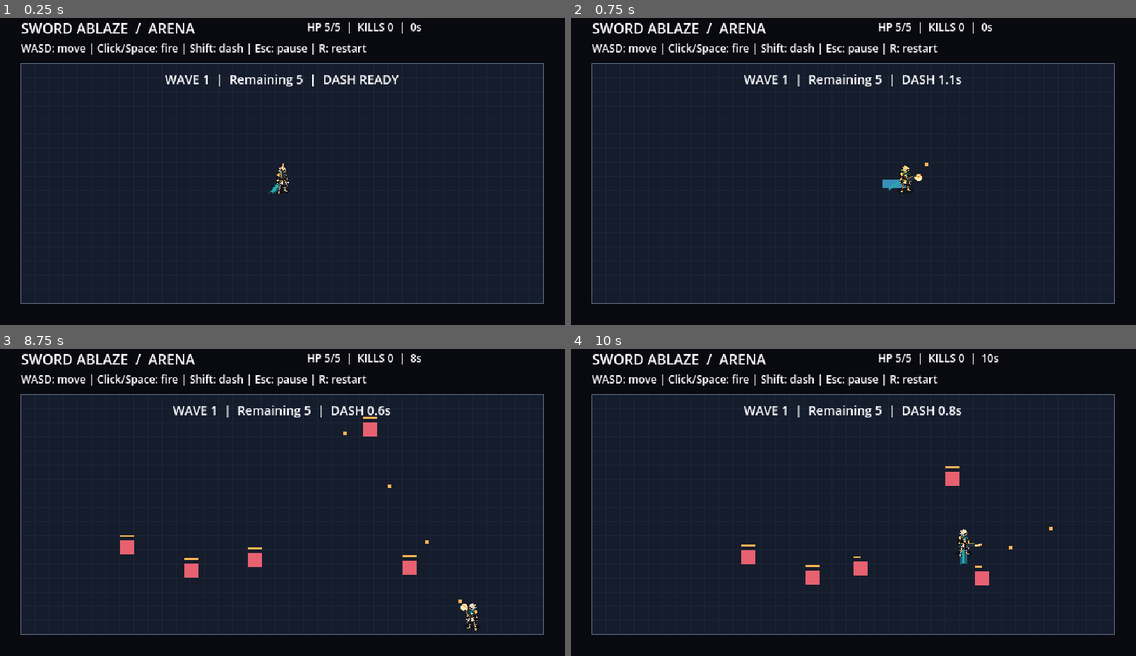
Above: before the commit, frames 1-4 (two rows, left to right).
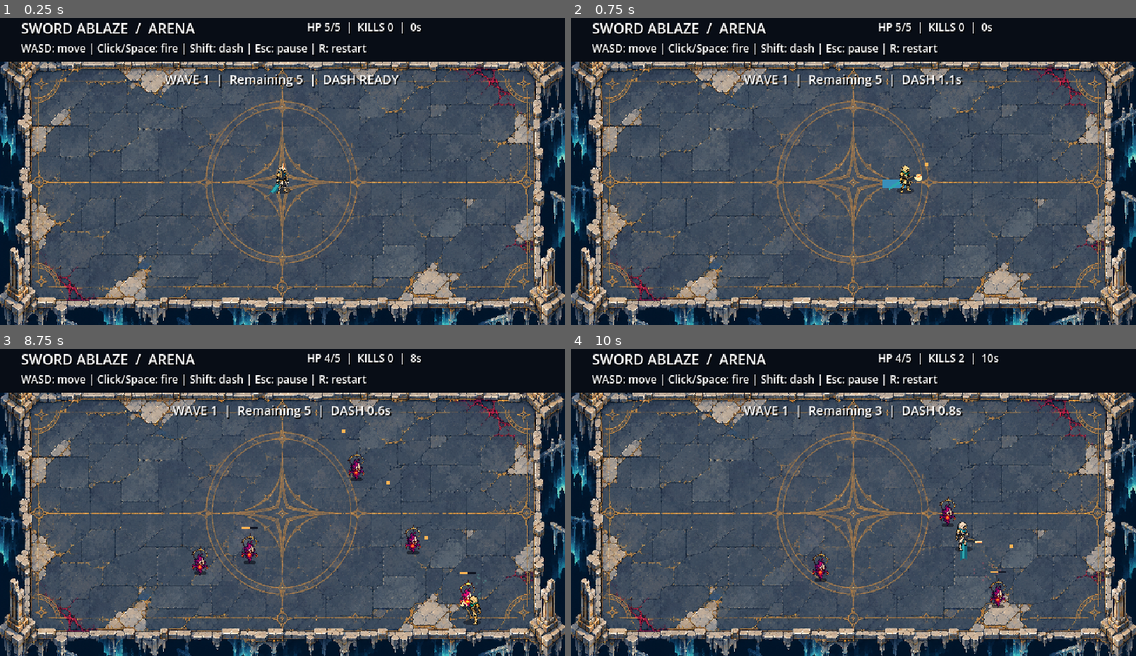
Above: after the commit, the same moments.

Repository: Guinuma/Sword_Ablaze
Game: Godot game, scene res://scenes/main/main.tscn
The game is run twice, just before and just after one commit, with the same random seed, the same clock (stepped at 60 frames per second) and the same inputs.
Inputs (mouse positions are in pixels of both pictures, inside the frame that each line leads up to):
- Up to frame 1 (0.25 s): no input
- Up to frame 2 (0.75 s): move the mouse to (977, 150) at 0.52 s; hold D (move_right) from 0.53 s (still down); hold Space (fire) from 0.53 s (still down); tap Shift (dash) at 0.6 s
- Up to frame 3 (8.75 s): move the mouse to (169, 511) at 1.27 s; release D (move_right) at 1.28 s; release Space (fire) at 1.28 s; hold S (move_down) 1.28-2.03 s; tap Space (fire) every 1.5 s from 1.35 to 7.35 s; tap Shift (dash) at 1.55, 2.1, 3.05, 3.6, 4.55, 5.1, 6.05, 6.6, 7.55, 8.1 s; move the mouse to (339, 428) at 2.02 s; hold D (move_right) 2.03-2.78 s; hold Space (fire) 2.03-2.78 s; move the mouse to (254, 560) at 2.77 s; hold W (move_up) 2.78-3.53 s; move the mouse to (452, 545) at 3.52 s; hold Space (fire) 3.53-4.28 s; hold A (move_left) 3.53-5.03 s; move the mouse to (113, 450) at 4.27 s; move the mouse to (310, 496) at 5.02 s; hold S (move_down) 5.03-5.78 s; hold Space (fire) 5.03-5.78 s; move the mouse to (197, 416) at 5.77 s; hold D (move_right) 5.78-6.53 s; move the mouse to (406, 481) at 6.52 s; hold W (move_up) 6.53-7.28 s; hold Space (fire) 6.53-7.28 s; move the mouse to (169, 511) at 7.27 s; hold D (move_right) 7.28-8.03 s; move the mouse to (339, 428) at 8.02 s; hold S (move_down) from 8.03 s (still down); hold Space (fire) from 8.03 s (still down)
- Up to frame 4 (10 s): move the mouse to (825, 560) at 8.77 s; release S (move_down) at 8.78 s; release Space (fire) at 8.78 s; hold A (move_left) 8.78-9.53 s; tap Space (fire) at 8.85 s; tap Shift (dash) at 9.05, 9.6 s; move the mouse to (1023, 545) at 9.52 s; hold W (move_up) from 9.53 s (still down); hold Space (fire) from 9.53 s (still down)

The runs differ from the first frame. In frame 1, 80% of the frame differs, in the area x 0-100%, y 14-100%; in frame 2, 80%; in frame 3, 80%; in frame 4, 80%, in the area x 0-100%, y 1-100%.

Commit message:
Build celestial courtyard and animate illustrated characters with real walk frames

Diff:
--- /dev/null
+++ b/assets/art/enemies/corrupted-wisp-01-atlas.tres
@@ -0,0 +1,8 @@
+[gd_resource type="AtlasTexture" load_steps=2 format=3]
+
+[ext_resource type="Texture2D" path="res://assets/art/enemies/corrupted-wisp-01.png" id="1"]
+
+[resource]
+atlas = ExtResource("1")
+region = Rect2(340, 90, 568, 985)
+filter_clip = true
--- /dev/null
+++ b/assets/art/enemies/fractured-sentinel-01-atlas.tres
@@ -0,0 +1,8 @@
+[gd_resource type="AtlasTexture" load_steps=2 format=3]
+
+[ext_resource type="Texture2D" path="res://assets/art/enemies/fractured-sentinel-01.png" id="1"]
+
+[resource]
+atlas = ExtResource("1")
+region = Rect2(176, 86, 888, 1005)
+filter_clip = true
--- /dev/null
+++ b/assets/art/enemies/fractured-sentinel-walk-01-frames.tres
@@ -0,0 +1,31 @@
+[gd_resource type="SpriteFrames" load_steps=6 format=3]
+
+[ext_resource type="Texture2D" path="res://assets/art/enemies/fractured-sentinel-walk-01.png" id="1"]
+
+[sub_resource type="AtlasTexture" id="Frame_0"]
+atlas = ExtResource("1")
+region = Rect2(80, 10, 480, 590)
+filter_clip = true
+
+[sub_resource type="AtlasTexture" id="Frame_1"]
+atlas = ExtResource("1")
+region = Rect2(707, 10, 480, 590)
+filter_clip = true
+
+[sub_resource type="AtlasTexture" id="Frame_2"]
+atlas = ExtResource("1")
+region = Rect2(80, 637, 480, 590)
+filter_clip = true
+
+[sub_resource type="AtlasTexture" id="Frame_3"]
+atlas = ExtResource("1")
+region = Rect2(707, 637, 480, 590)
+filter_clip = true
+
+[resource]
+animations = [{
+"frames": [{"duration": 1.0, "texture": SubResource("Frame_0")}, {"duration": 1.0, "texture": SubResource("Frame_1")}, {"duration": 1.0, "texture": SubResource("Frame_2")}, {"duration": 1.0, "texture": SubResource("Frame_3")}],
+"loop": true,
+"name": &"walk",
+"speed": 6.0
+}]
--- /dev/null
+++ b/assets/art/player/exile-walk-01-frames.tres
@@ -0,0 +1,31 @@
+[gd_resource type="SpriteFrames" load_steps=6 format=3]
+
+[ext_resource type="Texture2D" path="res://assets/art/player/exile-walk-01.png" id="1"]
+
+[sub_resource type="AtlasTexture" id="Frame_0"]
+atlas = ExtResource("1")
+region = Rect2(150, 40, 350, 540)
+filter_clip = true
+
+[sub_resource type="AtlasTexture" id="Frame_1"]
+atlas = ExtResource("1")
+region = Rect2(777, 40, 350, 540)
+filter_clip = true
+
+[sub_resource type="AtlasTexture" id="Frame_2"]
+atlas = ExtResource("1")
+region = Rect2(150, 667, 350, 540)
+filter_clip = true
+
+[sub_resource type="AtlasTexture" id="Frame_3"]
+atlas = ExtResource("1")
+region = Rect2(777, 667, 350, 540)
+filter_clip = true
+
+[resource]
+animations = [{
+"frames": [{"duration": 1.0, "texture": SubResource("Frame_0")}, {"duration": 1.0, "texture": SubResource("Frame_1")}, {"duration": 1.0, "texture": SubResource("Frame_2")}, {"duration": 1.0, "texture": SubResource("Frame_3")}],
+"loop": true,
+"name": &"walk",
+"speed": 8.0
+}]
--- /dev/null
+++ b/docs/art/asset-provenance-01.json
@@ -0,0 +1,47 @@
+[
+  {
+    "asset": "assets/art/arena/celestial-courtyard-01.png",
+    "sha256": "868db260c068eb2ba8eedca302c40bd0b1ee320abdd38486f7add2c6e540798f",
+    "source": "Built-in image generation tool",
+    "date": "2026-11-02",
+    "prompt": "docs/art/celestial-courtyard-01-prompt.txt",
+    "reference": "Project art direction or original character image; no external asset pack",
+    "rights_note": "Generated project artwork; the code MIT license does not automatically apply to these images."
+  },
+  {
+    "asset": "assets/art/enemies/corrupted-wisp-01.png",
+    "sha256": "ca1973b4c377adf06b6d42e232b0ef3bf932eda6980f4b3b823e6fb9b11a5079",
+    "source": "Built-in image generation tool",
+    "date": "2026-11-02",
+    "prompt": "docs/art/corrupted-wisp-01-prompt.txt",
+    "reference": "Project art direction or original character image; no external asset pack",
+    "rights_note": "Generated project artwork; the code MIT license does not automatically apply to these images."
+  },
+  {
+    "asset": "assets/art/enemies/fractured-sentinel-01.png",
+    "sha256": "4fc51e879c39713da30d251cf0644d5355d14580e39a009d906c90c13d3ef06f",
+    "source": "Built-in image generation tool",
+    "date": "2026-11-02",
+    "prompt": "docs/art/fractured-sentinel-01-prompt.txt",
+    "reference": "Project art direction or original character image; no external asset pack",
+    "rights_note": "Generated project artwork; the code MIT license does not automatically apply to these images."
+  },
+  {
+    "asset": "assets/art/enemies/fractured-sentinel-walk-01.png",
+    "sha256": "27b646f34e5c0dc1214689f7b9ec66e7d5d511348c5557e7507f4ecfd158a8bd",
+    "source": "Built-in image generation tool",
+    "date": "2026-11-02",
+    "prompt": "docs/art/fractured-sentinel-walk-01-prompt.txt",
+    "reference": "Project art direction or original character image; no external asset pack",
+    "rights_note": "Generated project artwork; the code MIT license does not automatically apply to these images."
+  },
+  {
+    "asset": "assets/art/player/exile-walk-01.png",
+    "sha256": "4ded4379c940e7331137a97a9bc6eeaacd3214fe09fdcdde137f3547d65a4d2c",
+    "source": "Built-in image generation tool",
+    "date": "2026-11-02",
+    "prompt": "docs/art/exile-walk-01-prompt.txt",
+    "reference": "Project art direction or original character image; no external asset pack",
+    "rights_note": "Generated project artwork; the code MIT license does not automatically apply to these images."
+  }
+]
--- /dev/null
+++ b/scripts/enemies/enemy_visual.gd
@@ -0,0 +1,80 @@
+extends Node2D
+## Art presentation only; grounded origin matches the simulation position.
+const WISP = preload("res://assets/art/enemies/corrupted-wisp-01-atlas.tres")
+const SENTINEL = preload("res://assets/art/enemies/fractured-sentinel-01-atlas.tres")
+const WALK = preload("res://assets/art/enemies/fractured-sentinel-walk-01-frames.tres")
+var walk_clock: float = 0.0
+var walk_frame: int = 0
+var last_point := Vector2.ZERO
+var last_time: float = 0.0
+var state: Dictionary = {}
+var elapsed: float = 0.0
+var reduced_motion: bool = false
+var reduced_flashes: bool = false
+var moving: bool = false
+
+
+func present(enemy: Dictionary, time: float, reduce_motion: bool, reduce_flashes: bool) -> void:
+	var point: Vector2 = enemy["position"]
+	var delta := maxf(0.0, time - last_time)
+	if delta > 0.0:
+		moving = last_point.distance_squared_to(point) > 0.0001
+		if moving and enemy.get("windup", 0.0) <= 0.0:
+			walk_clock += delta
+			walk_frame = int(walk_clock * 6.0) % 4
+		else:
+			walk_clock = 0.0
+			walk_frame = 0
+	elif time < last_time:
+		walk_clock = 0.0
+		walk_frame = 0
+		moving = false
+	last_point = point
+	last_time = time
+	position = point.round()
+	state = enemy
+	elapsed = time
+	reduced_motion = reduce_motion
+	reduced_flashes = reduce_flashes
+	queue_redraw()
+
+
+func _draw() -> void:
+	if state.is_empty():
+		return
+	var profile = state.get("profile")
+	var ranged: bool = profile != null and profile.kind == "ranged"
+	var warning: float = state.get("spawn_time", 0.0)
+	if warning > 0.0:
+		var duration: float = profile.spawn_warning if profile != null else 0.7
+		var progress := clampf(1.0 - warning / duration, 0.0, 1.0)
+		draw_circle(Vector2.ZERO, 12.0, Color(0.5, 0.12, 0.3, 0.2))
+		draw_arc(Vector2.ZERO, 13.0 - progress * 3.0, 0.0, TAU, 24, Color("ffb454"), 1.0)
+		draw_line(Vector2(-4, 0), Vector2(4, 0), Color("ffe0a3"))
+		draw_line(Vector2(0, -4), Vector2(0, 4), Color("ffe0a3"))
+		return
+	# Ground shadow stays fixed while the wisp floats above it.
+	draw_set_transform(Vector2(0, 7), 0.0, Vector2(1.0, 0.35))
+	draw_circle(Vector2.ZERO, 9.0 if ranged else 7.0, Color(0.02, 0.03, 0.06, 0.55))
+	draw_set_transform(Vector2.ZERO)
+	var windup: float = state.get("windup", 0.0)
+	if windup > 0.0:
+		var direction: Vector2 = state["shot_direction"]
+		draw_line(Vector2.ZERO, direction * profile.attack_range, Color(0.95, 0.35, 0.8, 0.65), 1.0)
+		draw_arc(Vector2.ZERO, 11.0, 0.0, TAU, 20, Color("ed99eb"), 1.0)
+	var bob: float = 0.0
+	if not reduced_motion:
+		bob = roundf(sin(elapsed * (12.0 if ranged else 5.0) + position.x * 0.04))
+		if ranged and (not moving or windup > 0.0):
+			bob = 0.0
+	var tint := Color(1.8, 1.5, 1.2) if state["flash"] > 0.0 and not reduced_flashes else Color.WHITE
+	if ranged:
+		var body = WALK.get_frame_texture(&"walk", walk_frame) if moving and windup <= 0.0 else SENTINEL
+		draw_texture_rect(body, Rect2(-17, -29 + bob, 34, 39), false, tint)
+	else:
+		draw_texture_rect(WISP, Rect2(-10, -25 + bob, 20, 35), false, tint)
+	var health: int = state["health"]
+	var max_health: int = profile.health if profile != null else 2
+	if health < max_health:
+		draw_rect(Rect2(-9, -33, 18, 2), Color("101421"))
+		draw_rect(Rect2(-9, -33, 18.0 * maxf(0.0, float(health) / max_health), 2), Color("ffb454"))
--- a/scripts/main/main.gd
+++ b/scripts/main/main.gd
@@ -20,8 +20,12 @@
 var player = PlayerState.new()
 var player_visual: Node2D
 var overlay: Node2D
-
-const ARENA := Rect2(24, 64, 592, 272)
+var world: Node2D
+const EnemyVisual = preload("res://scripts/enemies/enemy_visual.gd")
+var enemy_views: Array[Node2D] = []
+const COURTYARD = preload("res://assets/art/arena/celestial-courtyard-01.png")
+
+const ARENA := Rect2(34, 70, 572, 258)
 const ProjectileSystem = preload("res://scripts/combat/projectile_system.gd")
 var projectiles = ProjectileSystem.new()
 const HostileProjectiles = preload("res://scripts/combat/hostile_projectiles.gd")
@@ -54,11 +58,14 @@
 	hud_view.restart_requested.connect(_reset_run)
 	hud_view.quit_requested.connect(func(): get_tree().quit())
 	add_child(hud_view)
+	world = Node2D.new()
+	world.y_sort_enabled = true
+	world.z_index = 1
+	add_child(world)
 	player_visual = ExileVisual.new()
 	player_visual.reduced_flashes = preferences.reduced_flashes
 	player_visual.reduced_motion = preferences.reduced_motion
-	player_visual.z_index = 1
-	add_child(player_visual)
+	world.add_child(player_visual)
 	overlay = Node2D.new()
 	overlay.z_index = 2
 	overlay.draw.connect(_draw_overlay)
@@ -198,6 +205,8 @@
 	projectiles.weapon = weapon
 	player.move_speed = upgrades.value("move_speed", player.SPEED)
 	player.dash_recharge = upgrades.value("dash_cooldown", player.DASH_COOLDOWN)
+	if is_instance_valid(player_visual):
+		player_visual.walk_rate = 8.0 * player.move_speed / player.SPEED
 
 
 func _choose_upgrade(id: StringName) -> void:
@@ -233,7 +242,21 @@
 	queue_redraw()
 
 
+func _present_enemies() -> void:
+	while enemy_views.size() > enemies.items.size():
+		var view = enemy_views.pop_back()
+		view.hide()
+		view.queue_free()
+	while enemy_views.size() < enemies.items.size():
+		var view = EnemyVisual.new()
+		world.add_child(view)
+		enemy_views.append(view)
+	for index in range(enemy_views.size()):
+		enemy_views[index].present(enemies.items[index], run.elapsed, preferences.reduced_motion, preferences.reduced_flashes)
+
+
 func _update_hud() -> void:
+	_present_enemies()
 	if is_instance_valid(overlay):
 		overlay.queue_redraw()
 	hud_view.present_preferences(preferences.reduced_flashes, preferences.reduced_motion, preferences.last_error != OK)
@@ -243,30 +266,9 @@
 
 
 func _draw() -> void:
-	draw_rect(ARENA, Color("151c2c"))
-	for x in range(24, 617, 16):
-		draw_line(Vector2(x, 64), Vector2(x, 336), Color("1d2638"))
-	for y in range(64, 337, 16):
-		draw_line(Vector2(24, y), Vector2(616, y), Color("1d2638"))
-	draw_rect(ARENA, Color("61758b"), false, 1.0)
-	for enemy in enemies.items:
-		var point: Vector2 = Vector2(enemy["position"]).round()
-		if enemy.get("spawn_time", 0.0) > 0.0:
-			var progress: float = 1.0 - enemy["spawn_time"] / enemies.settings.spawn_warning
-			draw_arc(point, 13.0 - progress * 4.0, 0.0, TAU, 16, Color("ffb454"), 1.0)
-			draw_line(point - Vector2(4, 0), point + Vector2(4, 0), Color("ffb454"))
-			draw_line(point - Vector2(0, 4), point + Vector2(0, 4), Color("ffb454"))
-			continue
-		draw_rect(Rect2(point + Vector2(-8, -14), Vector2(8 * enemy["health"], 2)), Color("ffb454"))
-		var profile = enemy.get("profile", enemies.settings)
-		if enemy.get("windup", 0.0) > 0.0:
-			draw_line(point, point + Vector2(enemy["shot_direction"]) * profile.attack_range, Color(0.95, 0.35, 0.8, 0.55), 1.0)
-		if profile.kind == "ranged":
-			draw_colored_polygon(PackedVector2Array([point + Vector2(0, -10), point + Vector2(9, 0), point + Vector2(0, 10), point + Vector2(-9, 0)]), Color("fff0b0") if enemy["flash"] > 0.0 and not preferences.reduced_flashes else Color("c079e8"))
-			draw_circle(point, 3.0, Color("151c2c"))
-			continue
-		var color := Color("fff0b0") if enemy["flash"] > 0.0 and not preferences.reduced_flashes else Color("e76170")
-		draw_rect(Rect2(point - Vector2(8, 8), Vector2(16, 16)), color)
+	draw_texture_rect(COURTYARD, Rect2(0, 38, 640, 332), false)
+	draw_rect(Rect2(0, 0, 640, 62), Color("080d16"))
+	draw_line(Vector2(24, 61), Vector2(616, 61), Color("756247"), 1.0)
 	if player.dash_time > 0.0 and not preferences.reduced_motion:
 		draw_line(player.player_position - player.dash_direction * 26.0, player.player_position, Color("388fba"), 10.0)
 	if player.muzzle_time > 0.0 and not preferences.reduced_flashes:
--- a/scripts/player/exile_visual.gd
+++ b/scripts/player/exile_visual.gd
@@ -1,6 +1,10 @@
 extends Node2D
 ## Layered prototype: generated body, responsive cape and independently aimed weapon.
 const BODY = preload("res://assets/art/player/exile-body-01.png")
+const WALK = preload("res://assets/art/player/exile-walk-01-frames.tres")
+var walk_clock: float = 0.0
+var walk_frame: int = 0
+var walk_rate: float = 8.0
 var facing := Vector2.RIGHT
 var travel := Vector2.ZERO
 var clock: float = 0.0
@@ -19,6 +23,12 @@
 	hurt = damaged
 	firing = shot
 	clock += delta
+	if movement.length_squared() > 0.01 and not dash:
+		walk_clock += delta
+		walk_frame = int(walk_clock * walk_rate) % 4
+	else:
+		walk_clock = 0.0
+		walk_frame = 0
 	var trailing := -movement.normalized() if movement.length_squared() > 0.01 else Vector2(-signf(aim.x) if absf(aim.x) > 0.1 else -1.0, 0.2)
 	var length := 20.0 if dash and not reduced_motion else 12.0
 	var target := trailing * length + Vector2(0, 4 + (0.0 if reduced_motion else sin(clock * 9.0) * 1.5))
@@ -27,6 +37,8 @@
 
 func reset_pose() -> void:
 	clock = 0.0
+	walk_clock = 0.0
+	walk_frame = 0
 	cape_tip = Vector2(-12, 5)
 	travel = Vector2.ZERO
 	queue_redraw()
@@ -42,7 +54,10 @@
 	var body_rect := Rect2(Vector2(-18, -23 + bob), Vector2(36, 36))
 	# Mirror around the shared origin; negative Rect2 sizes shift the image.
 	draw_set_transform(Vector2.ZERO, 0.0, Vector2(-1.0 if facing.x < 0.0 else 1.0, 1.0))
-	draw_texture_rect(BODY, body_rect, false, tint)
+	if travel.length_squared() > 0.01 and not dashing:
+		draw_texture_rect(WALK.get_frame_texture(&"walk", walk_frame), Rect2(-12, -24 + bob, 24, 35), false, tint)
+	else:
+		draw_texture_rect(BODY, body_rect, false, tint)
 	draw_set_transform(Vector2.ZERO)
 	# Rotate only the weapon, preserving the body's upright silhouette.
 	var grip := Vector2(0, -2 + bob)
--- a/scripts/ui/arena_hud.gd
+++ b/scripts/ui/arena_hud.gd
@@ -24,6 +24,11 @@
 
 func _ready() -> void:
 	layer = 3
+	var header := ColorRect.new()
+	header.size = Vector2(640, 62)
+	header.color = Color("080d16")
+	header.mouse_filter = Control.MOUSE_FILTER_IGNORE
+	add_child(header)
 	var title := _label(Vector2(24, 12), 16)
 	title.text = "SWORD ABLAZE  /  ARENA"
 	var instructions := _label(Vector2(24, 38), 12)
@@ -79,6 +84,9 @@
 	label.position = point
 	label.mouse_filter = Control.MOUSE_FILTER_IGNORE
 	label.add_theme_font_size_override("font_size", font_size)
+	label.add_theme_color_override("font_shadow_color", Color(0.0, 0.0, 0.0, 0.95))
+	label.add_theme_constant_override("shadow_offset_x", 1)
+	label.add_theme_constant_override("shadow_offset_y", 1)
 	add_child(label)
 	return label
 
--- a/tests/combat_smoke.gd
+++ b/tests/combat_smoke.gd
@@ -473,6 +473,34 @@
 		for second in range(first + 1, arena.enemies.items.size()):
 			nearest_pair = minf(nearest_pair, point.distance_to(arena.enemies.items[second]["position"]))
 	check(nearest_pair >= 17.5, "Dense corner crowd must converge to separated positions")
+	arena._reset_run()
+	Input.action_press("move_right")
+	arena._physics_process(0.2)
+	var walking_frame: int = arena.player_visual.walk_frame
+	check(walking_frame != 0 and arena.player_visual.WALK.get_frame_count(&"walk") == 4, "Movement must advance real player walk frames")
+	arena._set_paused(true)
+	arena._physics_process(1.0)
+	check(arena.player_visual.walk_frame == walking_frame, "Pause must freeze the player walk pose")
+	arena._set_paused(false)
+	Input.action_release("move_right")
+	arena._physics_process(0.01)
+	check(arena.player_visual.walk_frame == 0 and arena.player_visual.travel == Vector2.ZERO, "Stopping must return the player to idle")
+	arena._reset_run()
+	arena._spawn_enemy(&"ranged")
+	var walking_enemy: Dictionary = arena.enemies.items[0]
+	walking_enemy["spawn_time"] = 0.0
+	walking_enemy["position"] = Vector2(200, 180)
+	arena.run.elapsed = 0.1
+	arena._update_hud()
+	walking_enemy["position"] += Vector2(5, 0)
+	arena.run.elapsed = 0.3
+	arena._update_hud()
+	check(arena.enemy_views[0].walk_frame != 0 and arena.enemy_views[0].moving, "Moving sentinel must advance its leg animation")
+	var enemy_frame: int = arena.enemy_views[0].walk_frame
+	arena._set_paused(true)
+	check(arena.enemy_views[0].walk_frame == enemy_frame, "Pausing must preserve sentinel animation pose")
+	arena._reset_run()
+	check(arena.enemy_views.is_empty(), "Reset must remove enemy visual nodes from the presentation list")
 	print("Combat checks complete: %d failures" % failures)
 	arena.free()
 	quit(0 if failures == 0 else 1)
--- /dev/null
+++ b/tools/capture_arena.gd
@@ -0,0 +1,36 @@
+extends SceneTree
+## Capture the actual renderer with a deterministic visual review encounter.
+func _initialize() -> void:
+	call_deferred("_capture")
+
+
+func _capture() -> void:
+	var arena = load("res://scenes/main/main.tscn").instantiate()
+	root.add_child(arena)
+	arena.set_physics_process(false)
+	arena.waves.number = 3
+	arena.waves.remaining = 3
+	arena.run.elapsed = 32.0
+	var positions: Array[Vector2] = [Vector2(150, 150), Vector2(430, 150), Vector2(245, 270), Vector2(505, 250), Vector2(120, 285), Vector2(500, 100)]
+	for index in range(positions.size()):
+		arena._spawn_enemy(&"ranged" if index >= 3 else &"chaser")
+		var enemy: Dictionary = arena.enemies.items.back()
+		enemy["position"] = positions[index]
+		enemy["spawn_time"] = 0.0
+		if index == 3:
+			enemy["windup"] = 0.4
+			enemy["shot_direction"] = positions[index].direction_to(arena.player.player_position)
+	arena.projectiles.fire(Vector2(355, 200), Vector2.RIGHT)
+	arena.projectiles.fire(Vector2(385, 200), Vector2.RIGHT)
+	arena.hostile_projectiles.fire(Vector2(420, 230), Vector2.LEFT, 130.0)
+	arena.player_visual.present(arena.player.player_position, Vector2.RIGHT, Vector2.ZERO, 0.0, false, false, false)
+	arena._update_hud()
+	arena.queue_redraw()
+	await process_frame
+	await process_frame
+	await RenderingServer.frame_post_draw
+	var arguments := OS.get_cmdline_user_args()
+	var output: String = arguments[0] if not arguments.is_empty() else "res://docs/art/celestial-courtyard-gameplay-01.png"
+	var result := root.get_texture().get_image().save_png(output)
+	arena.free()
+	quit(0 if result == OK else 1)
--- /dev/null
+++ b/tools/capture_walk.gd
@@ -0,0 +1,40 @@
+extends SceneTree
+## Render a short animation review using the same visual components as gameplay.
+func _initialize() -> void:
+	call_deferred("_capture")
+
+
+func _capture() -> void:
+	var arguments := OS.get_cmdline_user_args()
+	if arguments.is_empty():
+		push_error("Pass an output directory after --")
+		quit(1)
+		return
+	var folder: String = arguments[0]
+	DirAccess.make_dir_recursive_absolute(folder)
+	var arena = load("res://scenes/main/main.tscn").instantiate()
+	root.add_child(arena)
+	arena.set_physics_process(false)
+	arena.waves.number = 3
+	arena._spawn_enemy(&"ranged")
+	var enemy: Dictionary = arena.enemies.items[0]
+	enemy["spawn_time"] = 0.0
+	for frame in range(48):
+		var time := float(frame) * 0.05
+		var phase := time * TAU / 2.4
+		var direction := Vector2.RIGHT if cos(phase) >= 0.0 else Vector2.LEFT
+		arena.run.elapsed = time
+		arena.player.player_position = Vector2(320 + sin(phase) * 70.0, 190)
+		arena.player_visual.present(arena.player.player_position, direction, direction, 0.05, false, false, false)
+		enemy["position"] = Vector2(320 - sin(phase) * 50.0, 270)
+		arena._update_hud()
+		arena.queue_redraw()
+		await process_frame
+		await RenderingServer.frame_post_draw
+		var result := root.get_texture().get_image().save_png(folder.path_join("frame-%03d.png" % frame))
+		if result != OK:
+			arena.free()
+			quit(1)
+			return
+	arena.free()
+	quit()
Binary file added: assets/art/arena/celestial-courtyard-01.png
Not shown, added: assets/art/arena/celestial-courtyard-01.png.import
Binary file added: assets/art/enemies/corrupted-wisp-01.png
Not shown, added: assets/art/enemies/corrupted-wisp-01.png.import
Binary file added: assets/art/enemies/fractured-sentinel-01.png
Not shown, added: assets/art/enemies/fractured-sentinel-01.png.import
Binary file added: assets/art/enemies/fractured-sentinel-walk-01.png
Not shown, added: assets/art/enemies/fractured-sentinel-walk-01.png.import
Binary file added: assets/art/player/exile-walk-01.png
Not shown, added: assets/art/player/exile-walk-01.png.import
Not shown, added: docs/art/celestial-courtyard-01-prompt.txt
Binary file added: docs/art/celestial-courtyard-gameplay-01.png
(and 8 more such lines)
